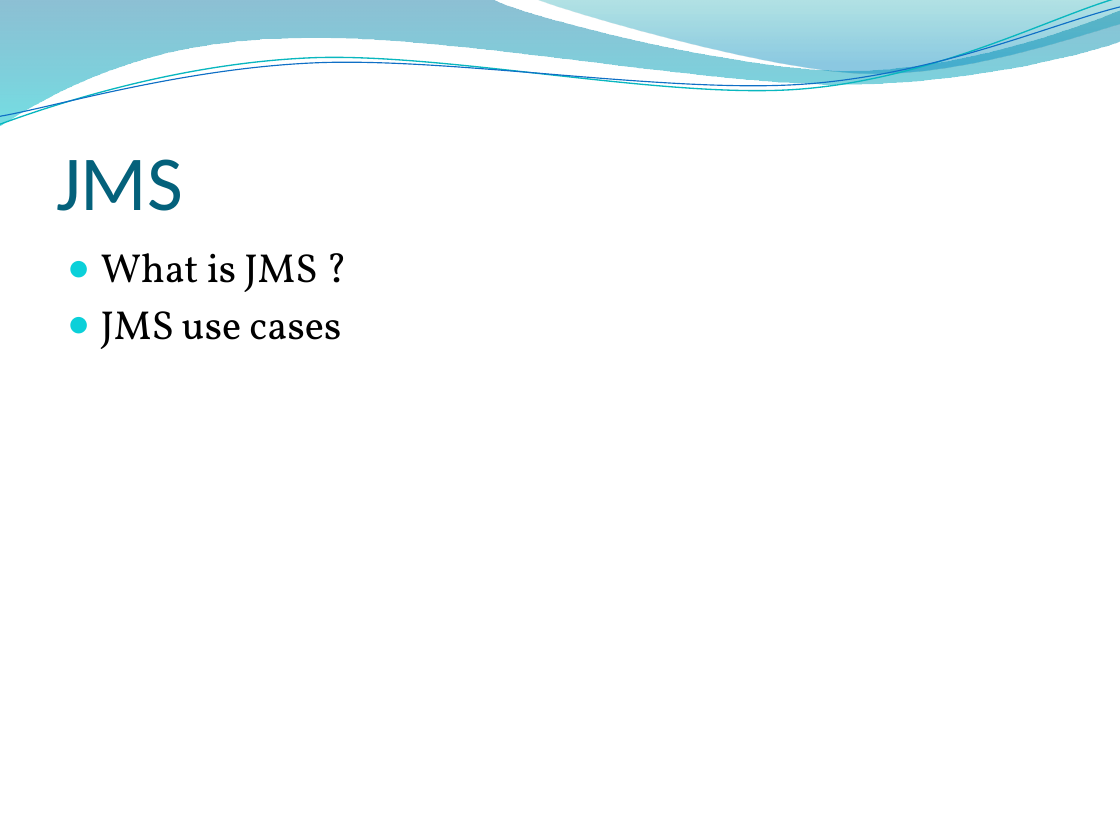
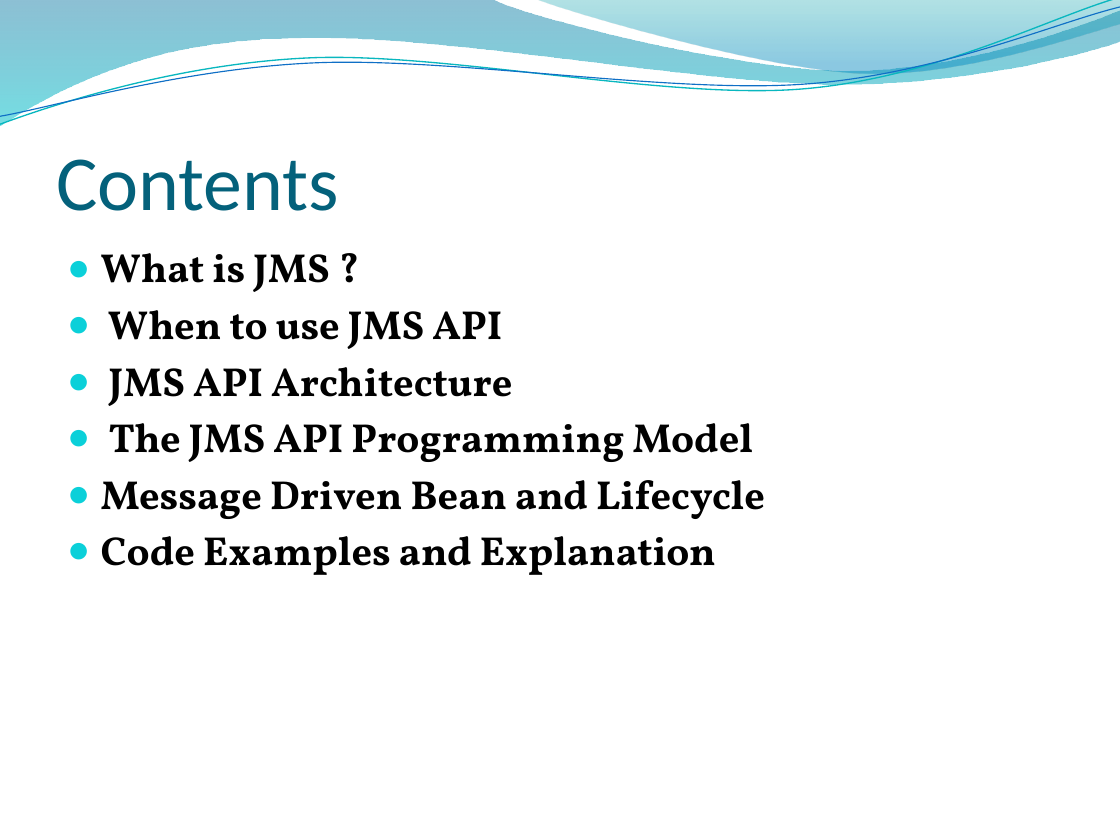
Before and after one commit to shovonis/presentation, a slide deck: slide 2 of jms.pptx. Drawn at 1120x840 pixels with LibreOffice and Linux fonts; fonts in the diff are those of the drawing; background and template pictures are left out. Boxes give left, top, right and bottom in pixels: in the first picture for what was removed or moved away, otherwise in the second. Text is boxed around its words. In the diff, an @@ line names an element or a change of style, - is before the commit and + after.

```diff
--- a/jms.pptx
+++ b/jms.pptx
@@ title at (56, 159, 339, 211): text changed @@
-JMS
+Contents
@@ text at (101, 253, 329, 292): bold on in "What is JMS ?" @@
@@ text at (101, 310, 765, 575): text changed; bold on @@
-● JMS use cases
+● When to use JMS API
+● JMS API Architecture
+● The JMS API Programming Model
+● Message Driven Bean and Lifecycle
+● Code Examples and Explanation
```
Also in this commit, not shown: 4 slides added.
